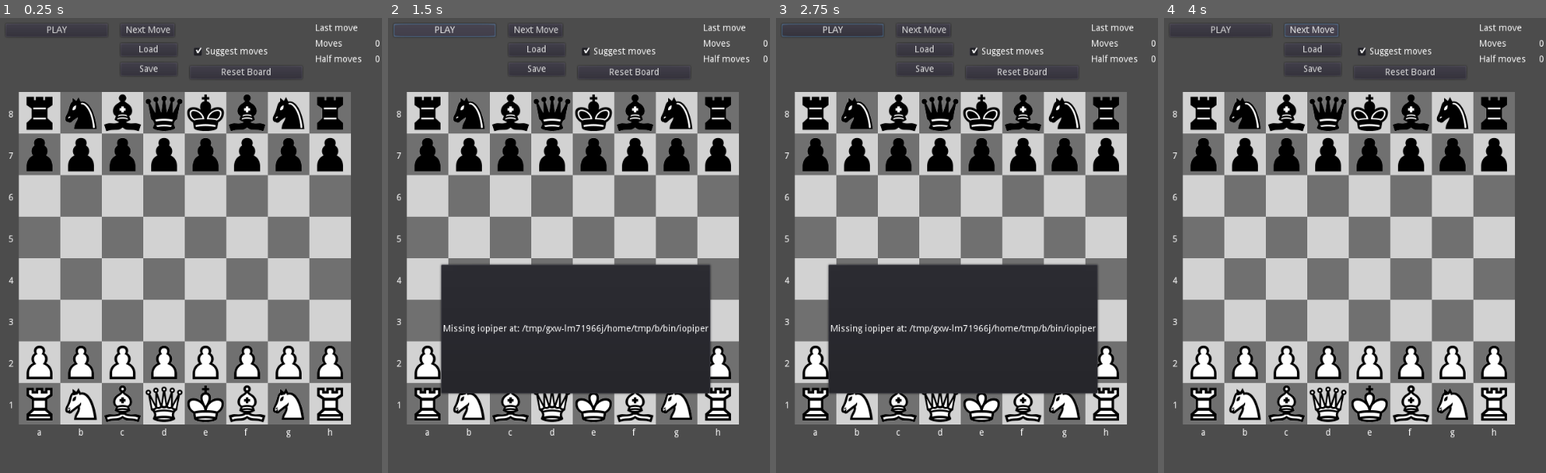
Above: before the commit, frames 1-4 (left to right).
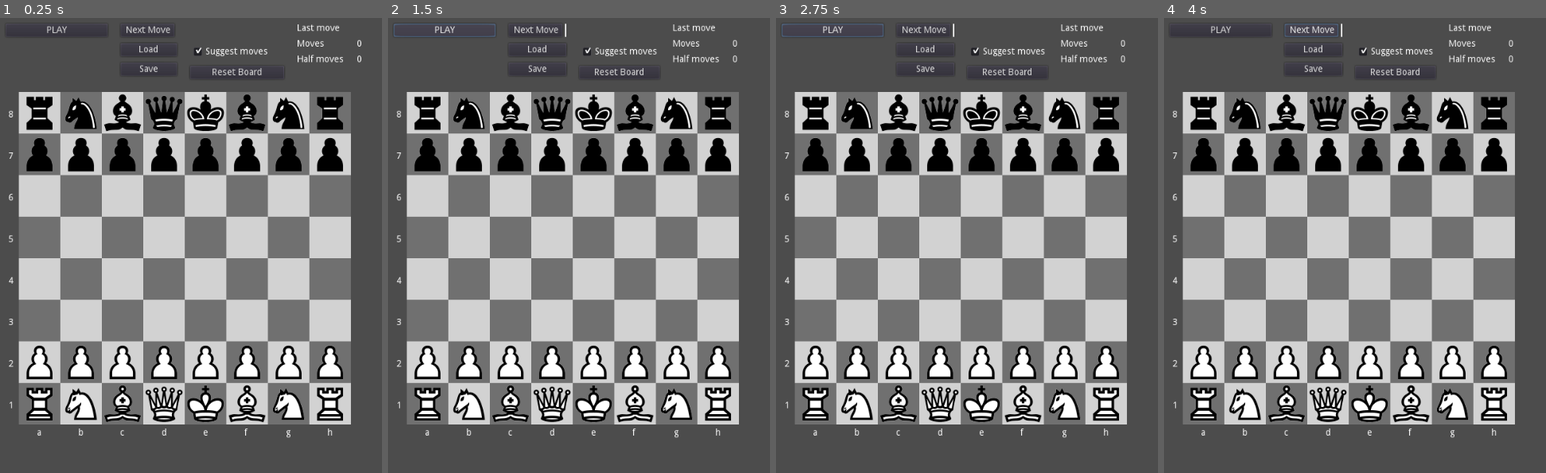
Above: after the commit, the same moments.

Repository: andrew-wilkes/godot-chess
Game: Godot game, scene res://Main.tscn
Same seed, same stepped clock (60 frames per second), same inputs: the game is played once before the commit and once after it.
Inputs:
- Up to frame 1 (0.25 s): no input
- Up to frame 2 (1.5 s): click "Reset Board" at 0.5 s; click "PLAY" at 1.25 s
- Up to frame 3 (2.75 s): click "PLAY" at 2 s
- Up to frame 4 (4 s): click "Next Move" at 2.75 s; click "Next Move" at 3.5 s

The runs differ from the first frame. In frame 1, 0.5% of the frame differs, in the area x 55-100%, y 1-14%; in frame 2, 21%, in the area x 13-100%, y 1-83%; in frame 3, 21%; in frame 4, 0.9%.
Error after the commit: Parse Error: The class "Engine" shadows a native class. (res://engine/Engine.gd:3)

Commit message:
Implement stepping through loaded pgn moves

Diff:
--- a/src/Board.gd
+++ b/src/Board.gd
@@ -1,4 +1,6 @@
 extends Control
+
+class_name Board
 
 signal clicked
 signal unclicked
@@ -42,16 +44,19 @@
 	#highlighed_tiles = [0,2,4,6,8]
 	#$HighlightTimer.start()
 	#highlight_square(highlighed_tiles[0])
+	#test_pgn_to_long_conversion()
 
 
 func test_pgn_to_long_conversion():
 	print(pgn_to_long("a4", "W"))
 	print(pgn_to_long("h3", "W"))
 	print(pgn_to_long("axb3", "W"))
+	print(pgn_to_long("Nbc3", "W"))
 	print(pgn_to_long("Nbxc3", "W"))
 	print(pgn_to_long("Nf3", "W"))
 	print(pgn_to_long("Nxf3", "W"))
 	print(pgn_to_long("N1xc3", "W"))
+	print(pgn_to_long("N1c3", "W"))
 	print(pgn_to_long("O-O", "W"))
 	print(pgn_to_long("O-O-O", "W"))
 	print(pgn_to_long("O-O", "B"))
@@ -59,10 +64,12 @@
 	print(pgn_to_long("a5", "B"))
 	print(pgn_to_long("h6", "B"))
 	print(pgn_to_long("axb6", "B"))
+	print(pgn_to_long("Nbc6", "B"))
 	print(pgn_to_long("Nbxc6", "B"))
 	print(pgn_to_long("Nf6", "B"))
 	print(pgn_to_long("Nxf6", "B"))
 	print(pgn_to_long("N8xc6", "B"))
+	print(pgn_to_long("N8c6", "B"))
 
 
 # convert grid position to move code e.g. 0,0 -> a8
@@ -115,19 +122,15 @@
 			return "e8g8"
 		else:
 			return "e1g1"
-	if pgn[1] == "x": #Nxf6 Nf6
-		pgn.erase(1, 1)
-	if pgn[2] == "x":
-		m = pgn.substr(1, 4) #Nexf6 e?f6
-		if m[0].is_valid_integer(): # B1xd4 ?1d4
-			m[1] = m[0]
-			m[0] = char(97 + find_piece_in_row(m[0], ch, side))
-		else:
-			m[1] = String(8 - find_piece_in_col(m[0], ch, side))
+	pgn = pgn.replace("x", "").substr(1).rstrip("+")
+	if pgn.length() > 2: #Nef6 e?f6
+		if pgn[0].is_valid_integer(): # B1d4 ?1d4
+			m = char(97 + find_piece_in_row(pgn[0], ch, side)) + pgn
+		else:
+			m = pgn[0] + String(8 - find_piece_in_col(pgn[0], ch, side)) + pgn.substr(1)
 	else:
 		# Here we have the least amount of move information e.g. #Nf6
-		var dest = pgn.substr(1, 2)
-		m = find_piece_in_grid(ch, side, move_to_position(dest)) + dest
+		m = find_piece_in_grid(ch, side, move_to_position(pgn)) + pgn
 	return m
 
 
@@ -390,11 +393,15 @@
 	return p
 
 
-func move_piece(p: Piece):
-	highlighed_tiles.append(get_grid_index(p.pos.x, p.pos.y))
-	highlighed_tiles.append(get_grid_index(p.new_pos.x, p.new_pos.y))
-	grid[highlighed_tiles[0]] = null
-	grid[highlighed_tiles[1]] = p
+func move_piece(p: Piece, engine_turn: bool):
+	var pos = get_grid_index(p.pos.x, p.pos.y)
+	if engine_turn:
+		highlighed_tiles.append(pos)
+	grid[pos] = null
+	pos = get_grid_index(p.new_pos.x, p.new_pos.y)
+	if engine_turn:
+		highlighed_tiles.append(pos)
+	grid[pos] = p
 	p.pos = p.new_pos
 	# Re-parent piece on board
 	p.obj.get_parent().remove_child(p.obj)
@@ -407,7 +414,7 @@
 		set_halfmoves(0)
 	else:
 		set_halfmoves(halfmoves + 1)
-	if p.side == "B":
+	if engine_turn:
 		set_fullmoves(fullmoves + 1)
 		$HighlightTimer.start()
 		highlight_square(highlighed_tiles[0])
@@ -554,16 +561,16 @@
 # Check if it is valid to move to the new position of a piece
 # Return true/false and null/piece that occupies the position plus
 # castling and passant flags to indicate to check for these situations
-func get_position_info(p: Piece, playing = true, checking_new_pos = false, offset_divisor = square_width):
+func get_position_info(p: Piece, non_player_move, offset_divisor = square_width):
 	var castling = false
 	var passant = false
 	var x: int
 	var y: int
-	 # Set playing to false to allow manual movement of black pieces
-	if p.side == "B" and playing or checking_new_pos:
+	if non_player_move:
 		x = int(p.new_pos.x - p.pos.x)
 		y = int(p.new_pos.y - p.pos.y)
 	else:
+		# p.new_pos needs to be set based on position of manually moved piece
 		var offset = p.obj.position / offset_divisor
 		x = int(round(offset.x))
 		y = int(round(offset.y))
@@ -633,7 +640,8 @@
 
 func _on_HighlightTimer_timeout():
 	var tile = highlighed_tiles.pop_front()
-	highlight_square(tile, false)
+	if tile != null:
+		highlight_square(tile, false)
 	if highlighed_tiles.size() > 0:
 		highlight_square(highlighed_tiles[0])
 		$HighlightTimer.start()
--- a/src/Main.gd
+++ b/src/Main.gd
@@ -1,16 +1,17 @@
 extends Control
 
 var selected_piece
-var board
-var engine
+var board : Board
+var engine : Node
 var pid = 0
-var moves: PoolStringArray
+var moves : PoolStringArray
 var fen = ""
 var show_suggested_move = true
 var white_next = true
 var fd: FileDialog
 var pgn_moves = []
-var long_moves = []
+var long_moves : PoolStringArray = []
+var move_index = 0
 
 enum { IDLE, CONNECTING, STARTING, PLAYER_TURN, ENGINE_TURN, PLAYER_WIN, ENGINE_WIN } # states
 var state = IDLE
@@ -116,6 +117,7 @@
 func prompt_engine(move = ""):
 	if fen == "":
 		engine.send_packet("position startpos moves " + move)
+		fen = "started"
 	else:
 		fen = board.get_fen("b")
 		engine.send_packet("position fen %s moves %s" % [fen, move])
@@ -194,11 +196,11 @@
 
 func piece_unclicked(piece):
 	show_transport_buttons(false)
-	try_to_make_a_move(piece)
-
-
-func try_to_make_a_move(piece: Piece):
-	var info = board.get_position_info(piece, state != IDLE) # When Idle, we are not playing a game so the user may move the black pieces
+	try_to_make_a_move(piece, false)
+
+
+func try_to_make_a_move(piece: Piece, non_player_move = true):
+	var info = board.get_position_info(piece, non_player_move) # When Idle, we are not playing a game so the user may move the black pieces
 	print(info.ok)
 	# Try to drop the piece
 	# Also check for castling and passant
@@ -262,7 +264,7 @@
 
 func move_piece(piece: Piece, not_castling = true):
 	var pos = [piece.pos, piece.new_pos]
-	board.move_piece(piece)
+	board.move_piece(piece, state == ENGINE_TURN)
 	if state == PLAYER_TURN:
 		moves.append(board.position_to_move(pos[0]) + board.position_to_move(pos[1]))
 		if not_castling:
@@ -331,6 +333,8 @@
 			node.queue_free()
 		for node in $VBox/BlackPieces.get_children():
 			node.queue_free()
+	move_index = 0
+	update_count(move_index)
 
 
 func _on_Reset_button_down():
@@ -363,9 +367,7 @@
 		var content = file.get_as_text()
 		file.close()
 		if path.get_extension().to_lower() == "pgn":
-			var pgn = pgn_from_file(content)
-			print(pgn)
-			get_pgn_moves(pgn)
+			set_pgn_moves(pgn_from_file(content))
 		else:
 			fen_from_file(content)
 	else:
@@ -374,7 +376,7 @@
 
 # Extract the moves from the first game in a Portable Game Notation (PGN) text
 func pgn_from_file(content: String) -> String:
-	var pgn: PoolStringArray
+	var pgn: PoolStringArray = []
 	var lines = content.split("\n")
 	var started = false
 	for line in lines:
@@ -428,16 +430,16 @@
 	file.close()
 
 
-func get_pgn_moves(txt: String):
-	var parts = txt.split(" ")
+func set_pgn_moves(_moves):
+	_moves = _moves.split(" ")
+	_moves.resize(_moves.size() - 1) # Remove the score
 	pgn_moves = []
 	long_moves = []
-	for i in parts.size():
+	for i in _moves.size():
 		if i % 3 > 0:
-			pgn_moves.append(parts[i])
-			long_moves.append("")
-	update_count(0)
+			pgn_moves.append(_moves[i])
 	show_transport_buttons()
+	reset_board()
 
 
 func update_count(n: int):
@@ -449,16 +451,33 @@
 
 
 func _on_Begin_button_down():
-	pass # Replace with function body.
-
-
-func _on_Back_button_down():
-	pass # Replace with function body.
+	reset_board()
 
 
 func _on_Forward_button_down():
-	pass # Replace with function body.
-
+	step_forward()
+
+
+func step_forward():
+	if move_index >= pgn_moves.size():
+		return
+	if long_moves.size() <= move_index:
+		long_moves.append(board.pgn_to_long(pgn_moves[move_index], "W" if white_next else "B"))
+	move_engine_piece(long_moves[move_index])
+	show_last_move(long_moves[move_index])
+	move_index += 1
+	update_count(move_index)
+	if pgn_moves.size() > move_index:
+		white_next = !white_next
+
+
+var stepping = false
 
 func _on_End_button_down():
-	pass # Replace with function body.
+	stepping = true
+	while stepping and pgn_moves.size() > move_index:
+		step_forward()
+
+
+func _on_End_button_up():
+	stepping = false
--- a/src/Main.tscn
+++ b/src/Main.tscn
@@ -7,7 +7,6 @@
 [ext_resource path="res://assets/start.png" type="Texture" id=5]
 [ext_resource path="res://assets/end.png" type="Texture" id=6]
 [ext_resource path="res://assets/play.png" type="Texture" id=7]
-[ext_resource path="res://assets/rewind.png" type="Texture" id=8]
 
 [sub_resource type="ImageTexture" id=1]
 
@@ -27,12 +26,12 @@
 [node name="VBox" type="VBoxContainer" parent="."]
 margin_left = 20.0
 margin_top = 20.0
-margin_right = 627.0
+margin_right = 599.0
 margin_bottom = 960.0
 custom_constants/separation = 20
 
 [node name="HBox" type="HBoxContainer" parent="VBox"]
-margin_right = 607.0
+margin_right = 579.0
 margin_bottom = 85.0
 custom_constants/separation = 20
 
@@ -103,13 +102,13 @@
 
 [node name="Options" type="VBoxContainer" parent="VBox/HBox"]
 margin_left = 284.0
-margin_right = 457.0
+margin_right = 429.0
 margin_bottom = 85.0
 custom_constants/separation = 10
 
 [node name="TB" type="HBoxContainer" parent="VBox/HBox/Options"]
 modulate = Color( 0.337255, 0.415686, 0.823529, 1 )
-margin_right = 173.0
+margin_right = 145.0
 margin_bottom = 21.0
 custom_constants/separation = 10
 
@@ -118,47 +117,41 @@
 margin_bottom = 21.0
 texture_normal = ExtResource( 5 )
 
-[node name="Back" type="TextureButton" parent="VBox/HBox/Options/TB"]
+[node name="Forward" type="TextureButton" parent="VBox/HBox/Options/TB"]
 margin_left = 32.0
 margin_right = 50.0
 margin_bottom = 21.0
-texture_normal = ExtResource( 8 )
-
-[node name="Forward" type="TextureButton" parent="VBox/HBox/Options/TB"]
+texture_normal = ExtResource( 7 )
+
+[node name="End" type="TextureButton" parent="VBox/HBox/Options/TB"]
 margin_left = 60.0
-margin_right = 78.0
-margin_bottom = 21.0
-texture_normal = ExtResource( 7 )
-
-[node name="End" type="TextureButton" parent="VBox/HBox/Options/TB"]
-margin_left = 88.0
-margin_right = 110.0
+margin_right = 82.0
 margin_bottom = 21.0
 texture_normal = ExtResource( 6 )
 
 [node name="Count" type="Label" parent="VBox/HBox/Options/TB"]
-margin_left = 120.0
+margin_left = 92.0
 margin_top = 3.0
-margin_right = 173.0
+margin_right = 145.0
 margin_bottom = 17.0
 text = "100/100"
 
 [node name="CheckBox" type="CheckBox" parent="VBox/HBox/Options"]
 margin_top = 31.0
-margin_right = 173.0
+margin_right = 145.0
 margin_bottom = 55.0
 pressed = true
 text = "Suggest moves"
 
 [node name="Reset" type="Button" parent="VBox/HBox/Options"]
 margin_top = 65.0
-margin_right = 173.0
+margin_right = 145.0
 margin_bottom = 85.0
 text = "Reset Board"
 
 [node name="Grid" type="GridContainer" parent="VBox/HBox"]
-margin_left = 477.0
-margin_right = 607.0
+margin_left = 449.0
+margin_right = 579.0
 margin_bottom = 85.0
 custom_constants/vseparation = 10
 custom_constants/hseparation = 20
@@ -203,20 +196,20 @@
 anchor_right = 0.0
 anchor_bottom = 0.0
 margin_top = 105.0
-margin_right = 607.0
+margin_right = 579.0
 margin_bottom = 405.0
 rect_min_size = Vector2( 300, 300 )
 custom_constants/margin_right = 20
 
 [node name="Spacer" type="Control" parent="VBox"]
 margin_top = 425.0
-margin_right = 607.0
+margin_right = 579.0
 margin_bottom = 435.0
 rect_min_size = Vector2( 0, 10 )
 
 [node name="BlackPieces" type="GridContainer" parent="VBox"]
 margin_top = 455.0
-margin_right = 607.0
+margin_right = 579.0
 margin_bottom = 687.0
 size_flags_vertical = 3
 custom_constants/vseparation = 5
@@ -225,7 +218,7 @@
 
 [node name="WhitePieces" type="GridContainer" parent="VBox"]
 margin_top = 707.0
-margin_right = 607.0
+margin_right = 579.0
 margin_bottom = 940.0
 size_flags_vertical = 3
 custom_constants/vseparation = 5
@@ -262,9 +255,9 @@
 [connection signal="button_down" from="VBox/HBox/Menu/Load" to="." method="_on_Load_button_down"]
 [connection signal="button_down" from="VBox/HBox/Menu/Save" to="." method="_on_Save_button_down"]
 [connection signal="button_down" from="VBox/HBox/Options/TB/Begin" to="." method="_on_Begin_button_down"]
-[connection signal="button_down" from="VBox/HBox/Options/TB/Back" to="." method="_on_Back_button_down"]
 [connection signal="button_down" from="VBox/HBox/Options/TB/Forward" to="." method="_on_Forward_button_down"]
 [connection signal="button_down" from="VBox/HBox/Options/TB/End" to="." method="_on_End_button_down"]
+[connection signal="button_up" from="VBox/HBox/Options/TB/End" to="." method="_on_End_button_up"]
 [connection signal="toggled" from="VBox/HBox/Options/CheckBox" to="." method="_on_CheckBox_toggled"]
 [connection signal="button_down" from="VBox/HBox/Options/Reset" to="." method="_on_Reset_button_down"]
 [connection signal="fullmove" from="VBox/Board" to="." method="_on_Board_fullmove"]
--- a/src/engine/Engine.gd
+++ b/src/engine/Engine.gd
@@ -1,4 +1,6 @@
 extends Node
+
+class_name Engine
 
 # Provide functionality for interactions with a Chess Engine
 # Also, find the installed exe files rather than needing UI entry by user
--- a/src/project.godot
+++ b/src/project.godot
@@ -9,12 +9,24 @@
 config_version=4
 
 _global_script_classes=[ {
+"base": "Control",
+"class": "Board",
+"language": "GDScript",
+"path": "res://Board.gd"
+}, {
+"base": "Node",
+"class": "Engine",
+"language": "GDScript",
+"path": "res://engine/Engine.gd"
+}, {
 "base": "Node",
 "class": "Piece",
 "language": "GDScript",
 "path": "res://piece.gd"
 } ]
 _global_script_class_icons={
+"Board": "",
+"Engine": "",
 "Piece": ""
 }
 
Not shown: 1 places in src/Main.tscn that only renumber resources
